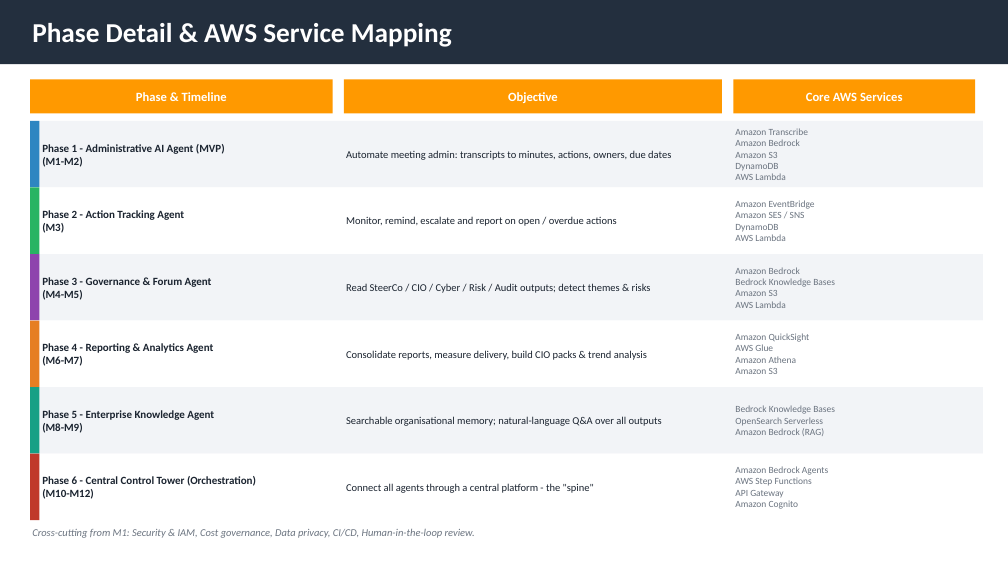
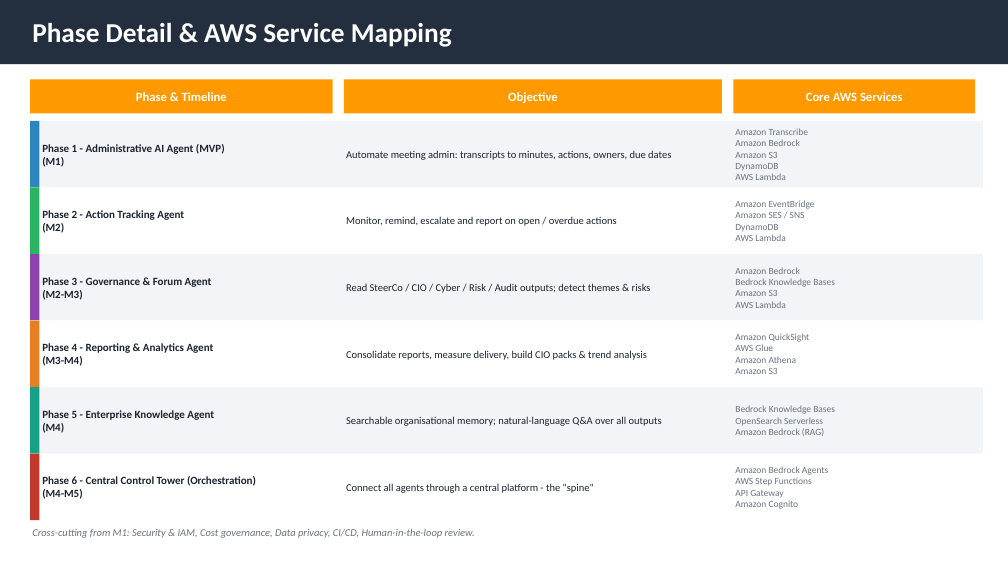
Before and after one commit to snerantie/Central-Technology-Tower, a slide deck: slide 3 of AI_Agent_Programme_Roadmap.pptx. Drawn at 1008x567 pixels with LibreOffice and Linux fonts; fonts in the diff are those of the drawing. Boxes give left, top, right and bottom in pixels: in the first picture for what was removed or moved away, otherwise in the second. Text is boxed around its words. In the diff, an @@ line names an element or a change of style, - is before the commit and + after.

```diff
--- a/AI_Agent_Programme_Roadmap.pptx
+++ b/AI_Agent_Programme_Roadmap.pptx
@@ text at (x1=42, y1=157, x2=64, y2=167): text changed @@
-(M1-M2)
+(M1)
@@ text at (x1=42, y1=290, x2=82, y2=300): text changed @@
-(M4-M5)
+(M2-M3)
@@ text at (x1=42, y1=356, x2=82, y2=366): text changed @@
-(M6-M7)
+(M3-M4)
@@ text at (x1=42, y1=423, x2=64, y2=433): text changed @@
-(M8-M9)
+(M4)
@@ text at (x1=42, y1=489, x2=82, y2=499): text changed @@
-(M10-M12)
+(M4-M5)
```
Also in this commit, not shown: 2 other slides changed, 20 other files.
